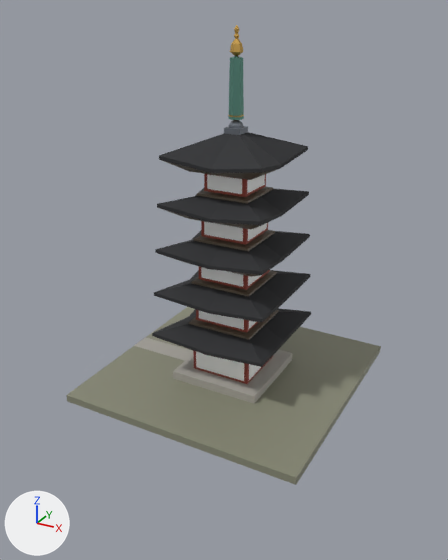
The FBX model unity/Assets/Models/Buildings/landmark-five_story_pagoda/0/far.fbx: old version first, new version second.
The view is the same before and after, from a camera (50 mm lens) standing at (43.0, -81.8, 57.3) and looking at (-0.5, -2.7, 17.7). Lighting does not change. The marker at lower left points along +X, +Y and +Z. The older version comes first. Where no turn or scale is listed for an object, it has been applied to the vertices.

Objects in the first picture: 'landmark-five_story_pagoda/0/far'.
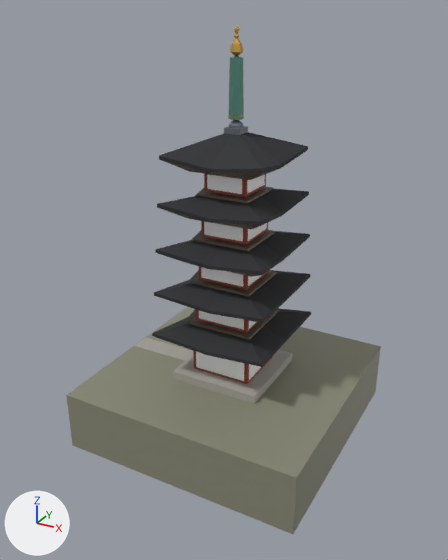
Boxes [x1, y1, x2, y2] around the edits, measured in the pictures (448 x 560 px; the box of a moved part takes in the faces that stretch with it):
'landmark-five_story_pagoda/0/far', reshaped (11% taller)
    before: [66, 25, 381, 485]
    after: [66, 25, 381, 534]
part 1 of me_landmark_five_story_pagoda_0_far, moved or reshaped
    before: [66, 347, 381, 485]
    after: [66, 347, 381, 534]

The change in detail:
me_landmark_five_story_pagoda_0_far is used by ob_landmark_five_story_pagoda_0_far; location (0.0, 0.0, 0.0).
Before the commit, vertices of me_landmark_five_story_pagoda_0_far: 0 (-20.0, 20.0, -1.2), 3 (20.0, 20.0, -1.2) at pixel (380, 351), 4 (-20.0, -20.0, -1.2) at pixel (67, 401), 5 (20.0, -20.0, -1.2) at pixel (296, 484).
me_landmark_five_story_pagoda_0_far had 498 vertices, 388 faces and spanned x -20.0..20.0, y -20.0..20.0, z -1.2..55.0.
me_landmark_five_story_pagoda_0_far now has 498 vertices, 388 faces and spans x -20.0..20.0, y -20.0..20.0, z -10.0..55.0.
Part 1, on me_landmark_five_story_pagoda_0_far:
Vertices 0, 3, 4, 5 of me_landmark_five_story_pagoda_0_far move by (0.0, 0.0, -8.8).
